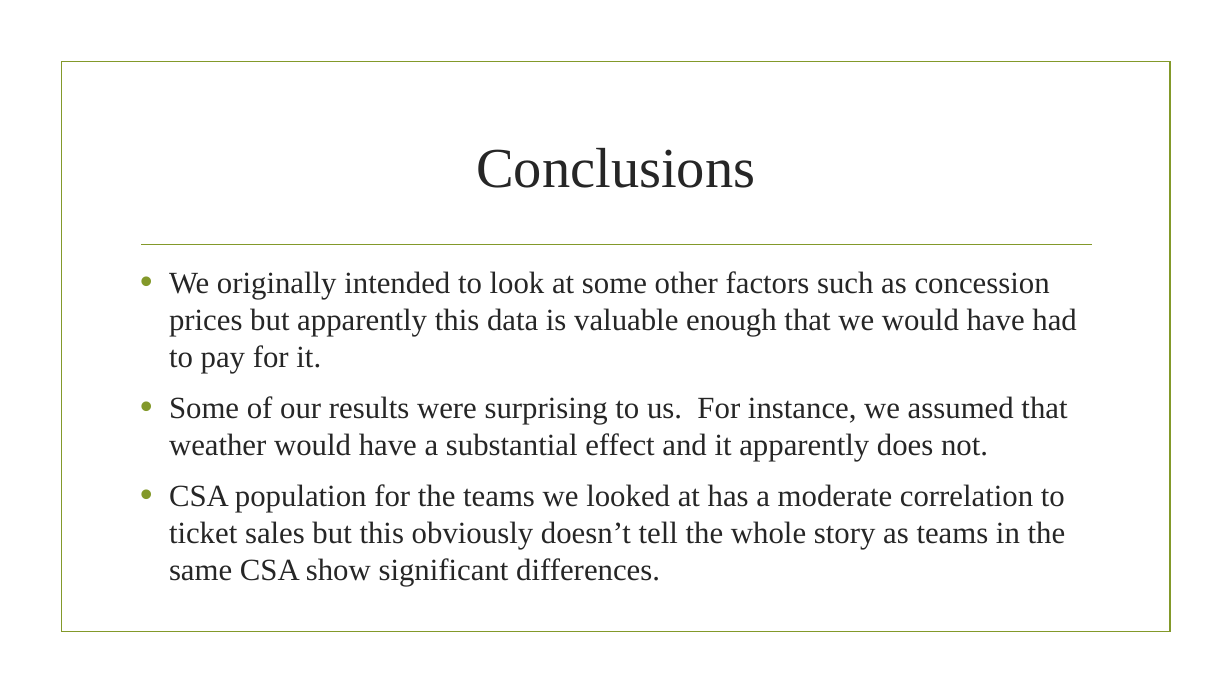
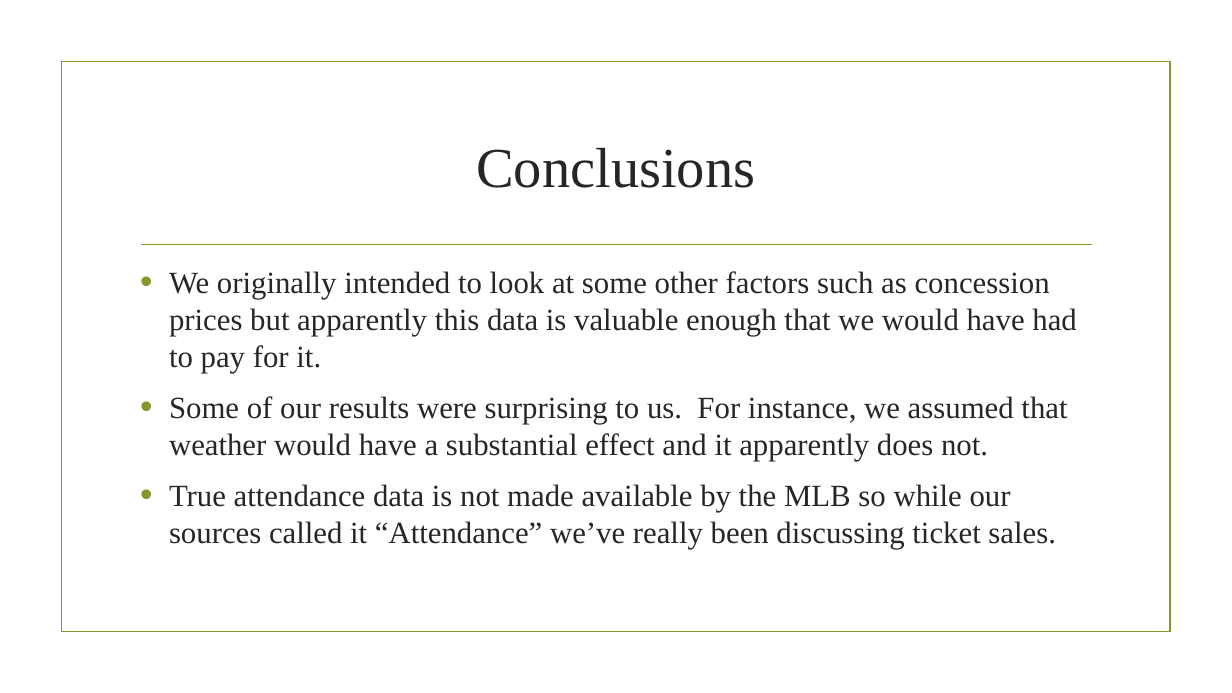
Before and after one commit to Dshashek/Red-Team-Project-1, a slide deck: slide 30 of Slides/Red Team Presentation.pptx (slide 26 before the commit). Drawn at 1232x693 pixels with LibreOffice and Linux fonts; fonts in the diff are those of the drawing; background and template pictures are left out. Boxes give left, top, right and bottom in pixels: in the first picture for what was removed or moved away, otherwise in the second. Text is boxed around its words. In the diff, an @@ line names an element or a change of style, - is before the commit and + after.

```diff
--- a/Slides/Red Team Presentation.pptx
+++ b/Slides/Red Team Presentation.pptx
@@ text at bbox=[169, 484, 1056, 549]: text changed @@
-• CSA population for the teams we looked at has a moderate correlation to ticket sales but this obviously doesn’t tell the whole story as teams in the same CSA show significant differences.
+• True attendance data is not made available by the MLB so while our sources called it “Attendance” we’ve really been discussing ticket sales.
```
Also in this commit, not shown: 2 other slides changed, 5 slides added.
